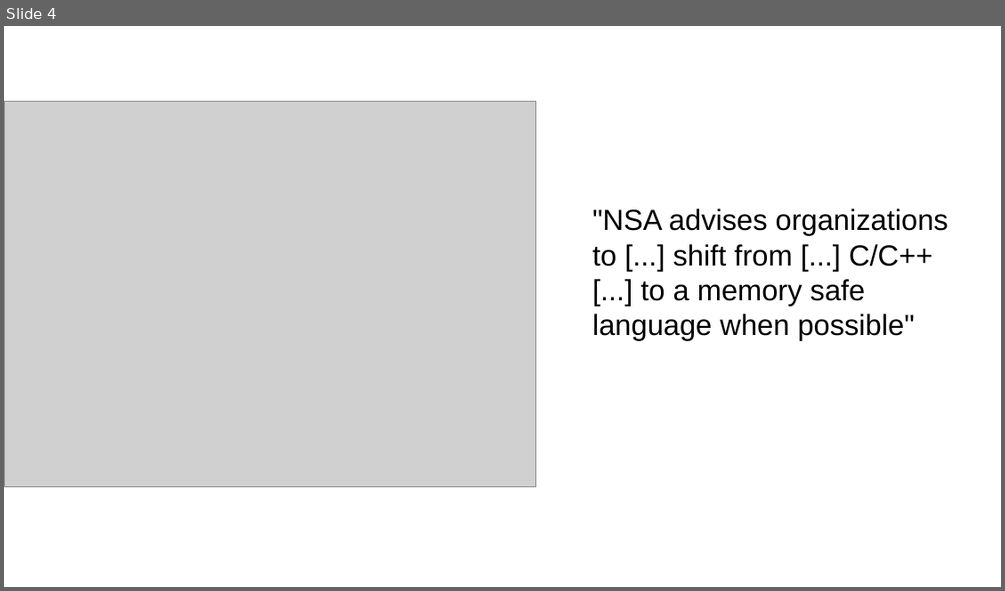
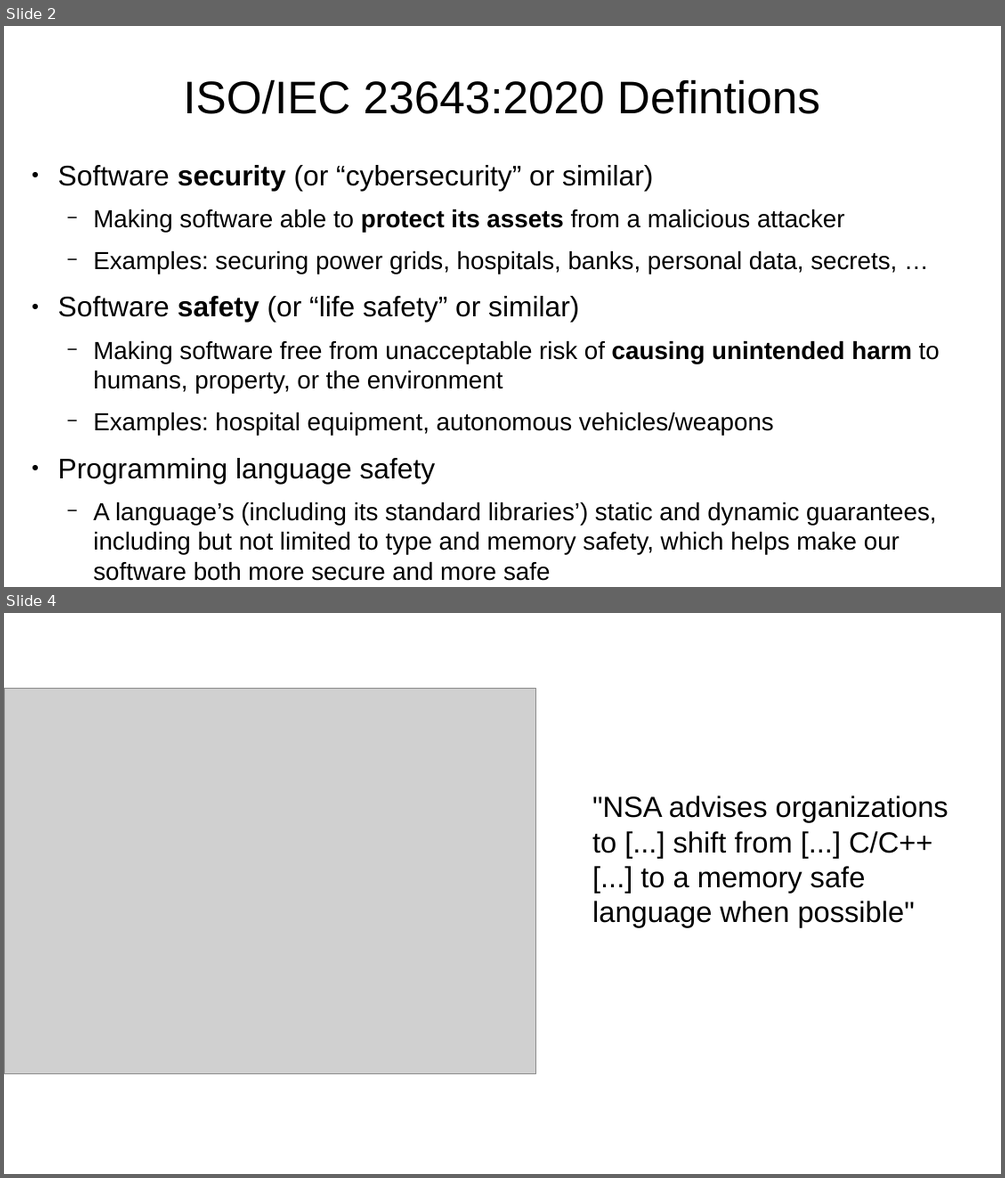
Before and after one commit to LongArmMcGee/cpp-safety, a slide deck: images/safe_cpp_graphics.pptx. Shown one above the other, each under a label of ours: slide 4 before the commit, slides 2 and 4 after it; the slides between them are not shown. The pictures are 1005x591 and 1005x1178 pixels, drawn with LibreOffice and Linux fonts; fonts in the diff are those of the drawing; grey boxes stand for pictures. Boxes give left, top, right and bottom in pixels: in the first picture for what was removed or moved away, otherwise in the second. Text is boxed around its words. In the diff, an @@ line names an element or a change of style, - is before the commit and + after.

```diff
--- a/images/safe_cpp_graphics.pptx
+++ b/images/safe_cpp_graphics.pptx
@@ slide 2 added at [4,26,1001,587], background #FFFFFF @@
@@ title added at [183,79,820,114], 44 pt, text #000000 @@
+ISO/IEC 23643:2020 Defintions
@@ text added at [58,165,939,555], 23.8 pt, text #000000 @@
+● Software security (or “cybersecurity” or similar)
+  − Making software able to protect its assets from a malicious attacker
+  − Examples: securing power grids, hospitals, banks, personal data, secrets, …
+● Software safety (or “life safety” or similar)
+  − Making software free from unacceptable risk of causing unintended harm to humans, property, or the environment
+  − Examples: hospital equipment, autonomous vehicles/weapons
+● Programming language safety
+  − A language’s (including its standard libraries’) static and dynamic guarantees, including but not limited to type and memory safety, which helps make our software both more secure and more safe
```
Also in this commit, not shown: 12 slides changed, 2 other slides added, 1 slide removed, 1 other file.
